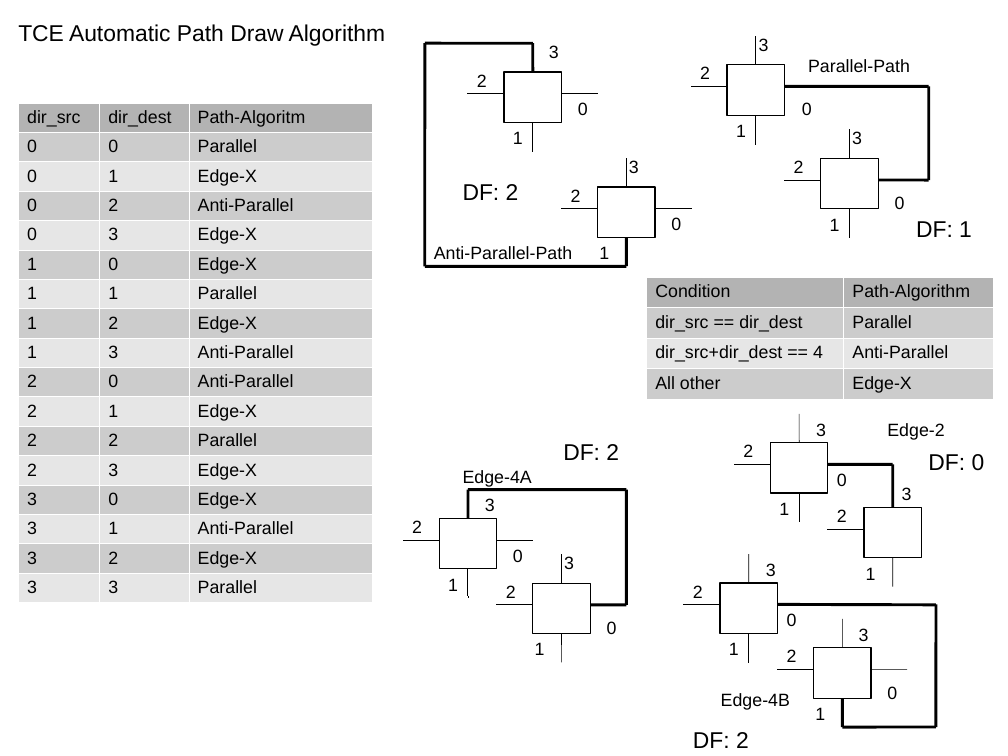
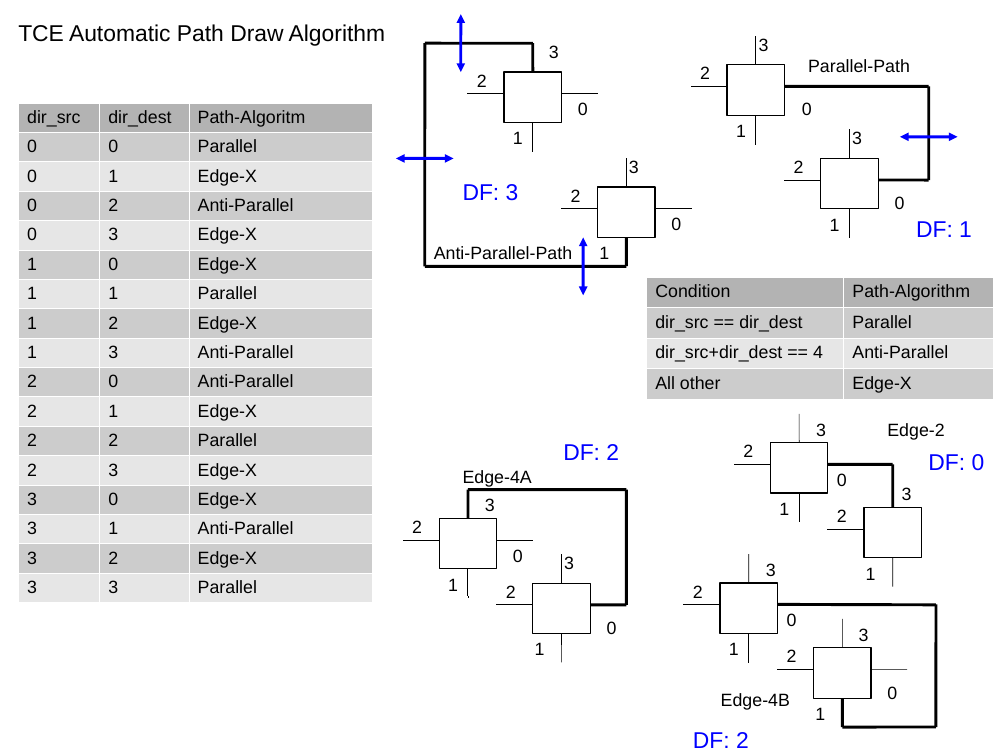
Before and after one commit to olikraus/tce, a slide deck: slide 2 of doc/tcg.odp. Drawn at 1008x756 pixels with LibreOffice and Linux fonts; fonts in the diff are those of the drawing. Boxes give left, top, right and bottom in pixels: in the first picture for what was removed or moved away, otherwise in the second. Text is boxed around its words. In the diff, an @@ line names an element or a change of style, - is before the commit and + after.

```diff
--- a/doc/tcg.odp
+++ b/doc/tcg.odp
@@ double arrow added from (461, 72) to (461, 15), #0000FF 2.3 pt @@
@@ double arrow added from (900, 137) to (958, 137), #0000FF 2.3 pt @@
@@ double arrow added from (396, 158) to (454, 158), #0000FF 2.3 pt @@
@@ text at <box>463,184,519,201</box>: text changed; text colour #000000 to #0000FF @@
-DF: 2
+DF: 3
@@ double arrow added from (584, 295) to (584, 238), #0000FF 2.3 pt @@
@@ text colour #000000 to #0000FF in 4 elements at <box>916,221,972,237</box>, <box>563,444,619,460</box>, <box>928,454,985,471</box>, <box>693,732,749,748</box> @@
```
Also in this commit, not shown: 1 other slide changed, 5 other files.
